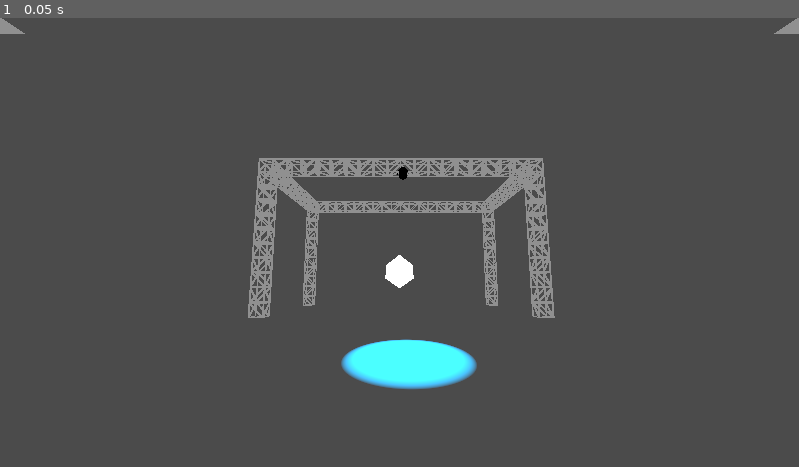
Above: before the commit, frame 1.
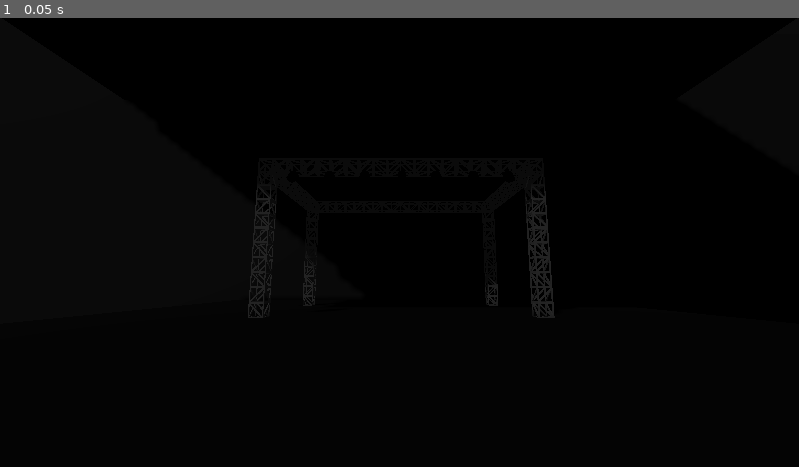
Above: after the commit, the same moment.

Repository: not-my-username/spectrum
Game: Godot game, scene res://node_3d.tscn
Two runs of this game, one before a commit and one after it. Both use one fixed random seed, a clock stepped at 60 frames per second and the inputs below. This scene is started directly instead of the project's main scene.
Inputs:
- Up to frame 1 (0.05 s): no input

The runs differ from the first frame. In frame 1, 100% of the frame differs, in the area x 0-100%, y 0-100%.

Commit message:
It looks cool now

Diff:
--- a/default_bus_layout.tres
+++ b/default_bus_layout.tres
@@ -4,6 +4,6 @@
 resource_name = "SpectrumAnalyzer"
 
 [resource]
-bus/0/volume_db = -0.130497
+bus/0/volume_db = 1.06049
 bus/0/effect/0/effect = SubResource("1")
 bus/0/effect/0/enabled = true
--- a/node_3d.tscn
+++ b/node_3d.tscn
@@ -1,6 +1,7 @@
-[gd_scene load_steps=9 format=3 uid="uid://c77mf2kr4q4gj"]
+[gd_scene load_steps=12 format=3 uid="uid://c77mf2kr4q4gj"]
 
 [ext_resource type="Script" path="res://show_spectrum.gd" id="1_7jtwd"]
+[ext_resource type="AudioStream" uid="uid://dmsomonk85aw7" path="res://Wow, I'm Not Crazy.test.mp3" id="2_0n1na"]
 [ext_resource type="PackedScene" uid="uid://cvceixc4adbo0" path="res://rig.tscn" id="3_fxffi"]
 [ext_resource type="PackedScene" uid="uid://csex1cusgig" path="res://Light.tscn" id="4_4g2uy"]
 
@@ -12,19 +13,35 @@
 [sub_resource type="BoxMesh" id="BoxMesh_d44pg"]
 material = SubResource("StandardMaterial3D_jv164")
 
-[sub_resource type="AudioStreamMicrophone" id="AudioStreamMicrophone_12qo4"]
-
 [sub_resource type="BoxMesh" id="BoxMesh_2tat3"]
+
+[sub_resource type="BoxMesh" id="BoxMesh_jiayo"]
+
+[sub_resource type="StandardMaterial3D" id="StandardMaterial3D_75m64"]
+emission_enabled = true
+emission = Color(1, 1, 1, 1)
+emission_energy_multiplier = 4.93
 
 [sub_resource type="Environment" id="Environment_oo75t"]
 background_mode = 1
-background_color = Color(0.564706, 0.564706, 0.564706, 1)
+background_color = Color(0.0313726, 0.0313726, 0.0313726, 1)
+background_energy_multiplier = 1.39
+sdfgi_enabled = true
+sdfgi_use_occlusion = true
+fog_density = 0.0
 volumetric_fog_enabled = true
+volumetric_fog_density = 0.0
+volumetric_fog_emission_energy = 0.0
+volumetric_fog_gi_inject = 0.16
+
+[sub_resource type="FogMaterial" id="FogMaterial_jwd1n"]
+density = 0.2216
 
 [node name="Node3D" type="Node3D"]
 
 [node name="Cube" type="MeshInstance3D" parent="."]
 transform = Transform3D(0.707107, -0.707107, 0, 0.5, 0.5, -0.707107, 0.5, 0.5, 0.707107, 0, 1.90722, -2.70495)
+visible = false
 mesh = SubResource("BoxMesh_d44pg")
 skeleton = NodePath("../Camera3D")
 
@@ -37,7 +54,7 @@
 script = ExtResource("1_7jtwd")
 
 [node name="AudioStreamPlayer" type="AudioStreamPlayer" parent="CanvasLayer/Node2D"]
-stream = SubResource("AudioStreamMicrophone_12qo4")
+stream = ExtResource("2_0n1na")
 autoplay = true
 
 [node name="MeshInstance3D" type="MeshInstance3D" parent="."]
@@ -54,14 +71,125 @@
 
 [node name="Lights" type="Node3D" parent="."]
 
-[node name="SpotLight3D" type="SpotLight3D" parent="Lights"]
-transform = Transform3D(1, 0, 0, 0, -0.699376, 0.714754, 0, -0.714754, -0.699376, 0.152515, 5.5245, 1.29892)
-light_color = Color(0, 0.741176, 1, 1)
-light_energy = 13.274
-spot_range = 23.453
-spot_attenuation = 1e-05
-spot_angle = 8.38
-spot_angle_attenuation = 0.466518
+[node name="Top" type="Node3D" parent="Lights"]
+visible = false
+
+[node name="SpotLight3D" type="SpotLight3D" parent="Lights/Top"]
+transform = Transform3D(1, 0, 0, 0, -0.699376, 0.714754, 0, -0.714754, -0.699376, 0.109109, 5.4186, 1.17654)
+light_energy = 13.274
+spot_range = 23.453
+spot_attenuation = 1e-05
+spot_angle = 8.38
+spot_angle_attenuation = 0.466518
+
+[node name="SpotLight3D5" type="SpotLight3D" parent="Lights/Top"]
+transform = Transform3D(1, 0, 0, 0, -0.699376, 0.714754, 0, -0.714754, -0.699376, 1.48902, 5.4186, 1.17654)
+light_energy = 13.274
+spot_range = 23.453
+spot_attenuation = 1e-05
+spot_angle = 8.38
+spot_angle_attenuation = 0.466518
+
+[node name="SpotLight3D6" type="SpotLight3D" parent="Lights/Top"]
+transform = Transform3D(1, 0, 0, 0, -0.699376, 0.714754, 0, -0.714754, -0.699376, 2.99781, 5.4186, 1.17654)
+light_energy = 13.274
+spot_range = 23.453
+spot_attenuation = 1e-05
+spot_angle = 8.38
+spot_angle_attenuation = 0.466518
+
+[node name="SpotLight3D7" type="SpotLight3D" parent="Lights/Top"]
+transform = Transform3D(1, 0, 0, 0, -0.699376, 0.714754, 0, -0.714754, -0.699376, 4.39799, 5.4186, 1.17654)
+light_energy = 13.274
+spot_range = 23.453
+spot_attenuation = 1e-05
+spot_angle = 8.38
+spot_angle_attenuation = 0.466518
+
+[node name="SpotLight3D2" type="SpotLight3D" parent="Lights/Top"]
+transform = Transform3D(1, 0, 0, 0, -0.699376, 0.714754, 0, -0.714754, -0.699376, -1.39045, 5.4186, 1.17654)
+light_energy = 13.274
+spot_range = 23.453
+spot_attenuation = 1e-05
+spot_angle = 8.38
+spot_angle_attenuation = 0.466518
+
+[node name="SpotLight3D3" type="SpotLight3D" parent="Lights/Top"]
+transform = Transform3D(1, 0, 0, 0, -0.699376, 0.714754, 0, -0.714754, -0.699376, -2.82442, 5.4186, 1.17654)
+light_energy = 13.274
+spot_range = 23.453
+spot_attenuation = 1e-05
+spot_angle = 8.38
+spot_angle_attenuation = 0.466518
+
+[node name="SpotLight3D4" type="SpotLight3D" parent="Lights/Top"]
+transform = Transform3D(1, 0, 0, 0, -0.699376, 0.714754, 0, -0.714754, -0.699376, -4.29717, 5.4186, 1.17654)
+light_energy = 13.274
+spot_range = 23.453
+spot_attenuation = 1e-05
+spot_angle = 8.38
+spot_angle_attenuation = 0.466518
+
+[node name="Side" type="Node3D" parent="Lights"]
+visible = false
+
+[node name="SpotLight3D8" type="SpotLight3D" parent="Lights/Side"]
+transform = Transform3D(1, 0, 0, 0, -0.999996, 0.00265357, 0, -0.00265357, -0.999996, -5.46266, 1.74336, 1.17654)
+light_energy = 13.274
+spot_range = 3.13942
+spot_attenuation = 1e-05
+spot_angle = 71.0762
+spot_angle_attenuation = 0.466518
+
+[node name="SpotLight3D9" type="SpotLight3D" parent="Lights/Side"]
+transform = Transform3D(1, 0, 0, 0, -0.999996, 0.00265357, 0, -0.00265357, -0.999996, -5.46266, 4.86632, 1.17654)
+light_energy = 13.274
+spot_range = 3.13942
+spot_attenuation = 1e-05
+spot_angle = 71.0762
+spot_angle_attenuation = 0.466518
+
+[node name="SpotLight3D10" type="SpotLight3D" parent="Lights/Side"]
+transform = Transform3D(1, 0, 0, 0, -0.999996, 0.00265357, 0, -0.00265357, -0.999996, -5.46266, 3.32238, 1.17654)
+light_energy = 13.274
+spot_range = 3.13942
+spot_attenuation = 1e-05
+spot_angle = 71.0762
+spot_angle_attenuation = 0.466518
+
+[node name="SpotLight3D11" type="SpotLight3D" parent="Lights/Side"]
+transform = Transform3D(1, 0, 0, 0, -0.999996, 0.00265357, 0, -0.00265357, -0.999996, 5.56237, 1.74336, 1.17654)
+light_energy = 13.274
+spot_range = 3.13942
+spot_attenuation = 1e-05
+spot_angle = 71.0762
+spot_angle_attenuation = 0.466518
+
+[node name="SpotLight3D12" type="SpotLight3D" parent="Lights/Side"]
+transform = Transform3D(1, 0, 0, 0, -0.999996, 0.00265357, 0, -0.00265357, -0.999996, 5.56237, 4.86632, 1.17654)
+light_energy = 13.274
+spot_range = 3.13942
+spot_attenuation = 1e-05
+spot_angle = 71.0762
+spot_angle_attenuation = 0.466518
+
+[node name="SpotLight3D13" type="SpotLight3D" parent="Lights/Side"]
+transform = Transform3D(1, 0, 0, 0, -0.999996, 0.00265357, 0, -0.00265357, -0.999996, 5.56237, 3.32238, 1.17654)
+light_energy = 13.274
+spot_range = 3.13942
+spot_attenuation = 1e-05
+spot_angle = 71.0762
+spot_angle_attenuation = 0.466518
+
+[node name="MeshInstance3D" type="MeshInstance3D" parent="Lights/Side"]
+transform = Transform3D(0.410434, 0, 0, 0, 4.85972, 0, 0, 0, 0.0491551, -5.41978, 3.06117, 1.05731)
+mesh = SubResource("BoxMesh_jiayo")
+surface_material_override/0 = SubResource("StandardMaterial3D_75m64")
+
+[node name="MeshInstance3D2" type="MeshInstance3D" parent="Lights/Side"]
+transform = Transform3D(0.410434, 0, 0, 0, 4.85972, 0, 0, 0, 0.0491551, 5.55578, 3.06117, 1.05731)
+mesh = SubResource("BoxMesh_jiayo")
+surface_material_override/0 = SubResource("StandardMaterial3D_75m64")
 
 [node name="WorldEnvironment" type="WorldEnvironment" parent="."]
 environment = SubResource("Environment_oo75t")
@@ -69,5 +197,40 @@
 [node name="rig" parent="." instance=ExtResource("3_fxffi")]
 transform = Transform3D(0.29, 0, 0, 0, 0.29, 0, 0, 0, 0.29, -5.45696, 0, -5.5271)
 
-[node name="light" parent="." instance=ExtResource("4_4g2uy")]
-transform = Transform3D(3.9563e-09, 3.9563e-09, 0.128, 0.0905097, -0.0905097, 0, 0.0905097, 0.0905097, -5.59506e-09, 0.13369, 5.58288, 1.23024)
+[node name="Light Mesh" type="Node3D" parent="."]
+transform = Transform3D(3.9563e-09, 3.9563e-09, 0.128, 0.0905097, -0.0905097, 0, 0.0905097, 0.0905097, -5.59506e-09, 0.0990267, 5.48835, 1.1214)
+
+[node name="light" parent="Light Mesh" instance=ExtResource("4_4g2uy")]
+transform = Transform3D(1, 0, 0, 0, 1, 0, 1.06581e-14, 1.06581e-14, 1, 0, 0, 0)
+
+[node name="light2" parent="Light Mesh" instance=ExtResource("4_4g2uy")]
+transform = Transform3D(1, 0, 0, 0, 1, 0, 1.42109e-14, 1.42109e-14, 1, -3.8147e-06, -1.90735e-06, 10.7544)
+
+[node name="light3" parent="Light Mesh" instance=ExtResource("4_4g2uy")]
+transform = Transform3D(1, 0, 0, 0, 1, 0, 1.06581e-14, 1.06581e-14, 1, 0, 0, -11.6544)
+
+[node name="light4" parent="Light Mesh" instance=ExtResource("4_4g2uy")]
+transform = Transform3D(1, 0, 0, 0, 1, 0, 1.42109e-14, 1.42109e-14, 1, 0, 0, -22.799)
+
+[node name="light5" parent="Light Mesh" instance=ExtResource("4_4g2uy")]
+transform = Transform3D(1, 0, 0, 0, 1, 0, 1.42109e-14, 1.42109e-14, 1, 0.0380554, -0.0331039, 22.5169)
+
+[node name="light6" parent="Light Mesh" instance=ExtResource("4_4g2uy")]
+transform = Transform3D(1, 0, 0, 0, 1, 0, 1.42109e-14, 1.42109e-14, 1, 0, 0, 33.4574)
+
+[node name="light7" parent="Light Mesh" instance=ExtResource("4_4g2uy")]
+transform = Transform3D(1, 0, 0, 0, 1, 0, 1.42109e-14, 1.42109e-14, 1, -1.52588e-05, -1.33514e-05, -34.2584)
+
+[node name="DirectionalLight3D" type="DirectionalLight3D" parent="."]
+transform = Transform3D(0.843748, -1.25728e-08, -0.53674, 0.265737, 0.868839, 0.417735, 0.466341, -0.495095, 0.733081, 0, 1.42966, 0)
+light_color = Color(0.113725, 0.113725, 0.113725, 1)
+shadow_enabled = true
+shadow_bias = 0.0
+directional_shadow_split_1 = 0.049
+directional_shadow_split_2 = 0.076
+directional_shadow_split_3 = 0.082
+directional_shadow_blend_splits = true
+
+[node name="FogVolume" type="FogVolume" parent="."]
+size = Vector3(19.36, 18.72, 28.31)
+material = SubResource("FogMaterial_jwd1n")
--- a/show_spectrum.gd
+++ b/show_spectrum.gd
@@ -50,6 +50,9 @@
 
 	if height > 300:
 		print("KICK")
+		get_parent().get_parent().get_node("Lights/Side").visible = true
+	else:
+		get_parent().get_parent().get_node("Lights/Side").visible = false
 
 #	get_parent().get_parent().get_node("Cube").scale = Vector3(height/150, height/150, height/150)
 
